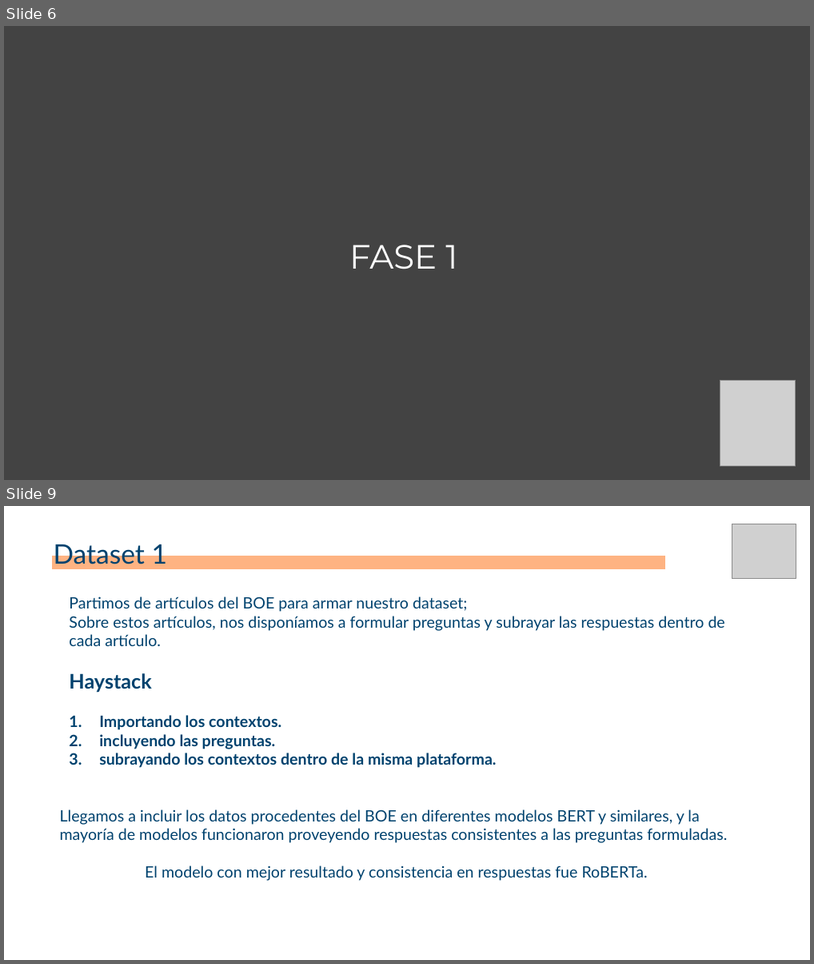
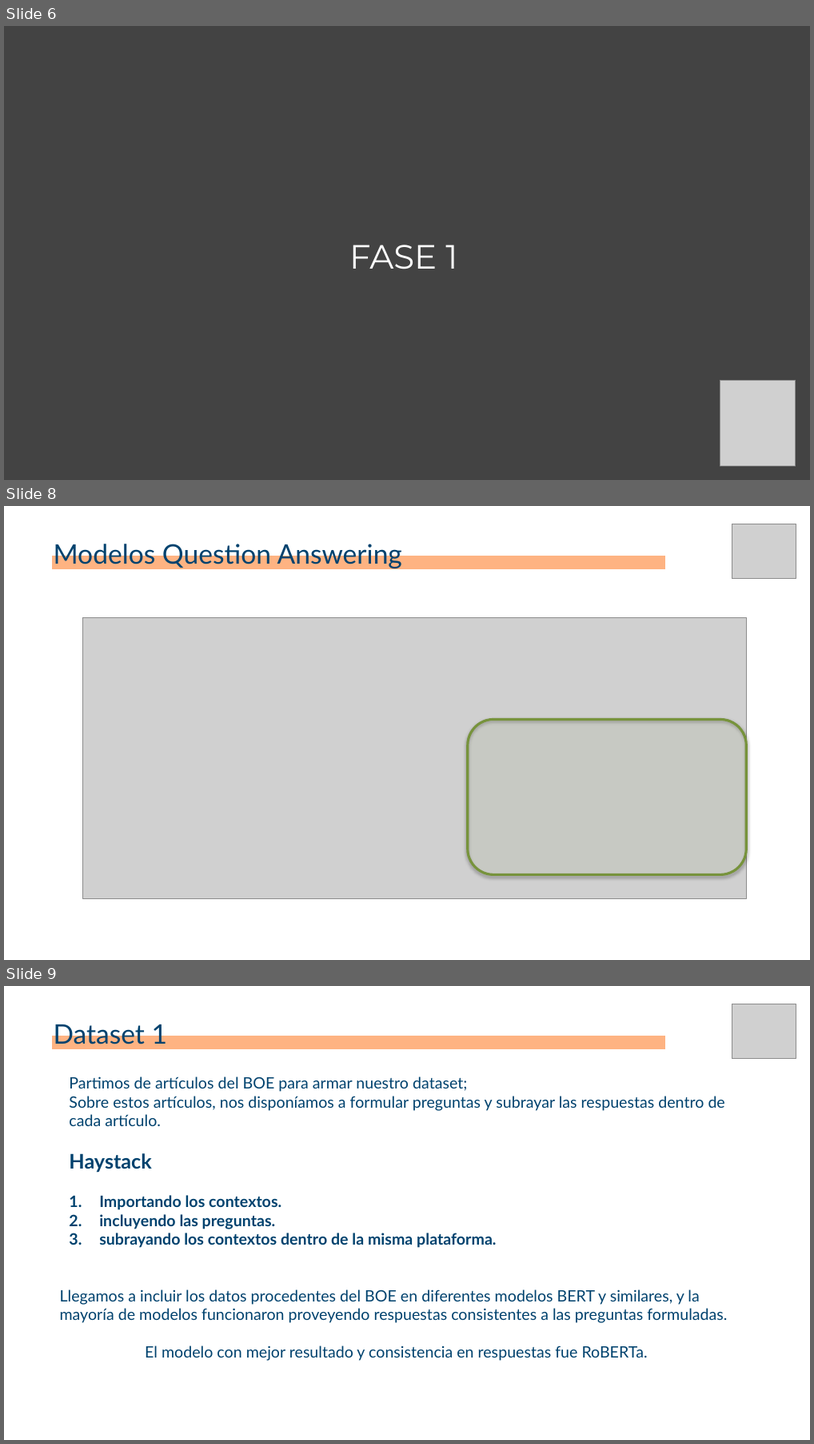
Before and after one commit to josuemzx/Chatbot-para-refugiados, a slide deck: doc/06_02 Template_ppt_sesion_Chatbot_para_refugiados.pptx. Shown one above the other, each under a label of ours: slides 6 and 9 before the commit, slides 6, 8 and 9 after it; the slides between them are not shown. The pictures are 814x964 and 814x1444 pixels, drawn with LibreOffice and Linux fonts; fonts in the diff are those of the drawing; grey boxes stand for pictures. Boxes give left, top, right and bottom in pixels: in the first picture for what was removed or moved away, otherwise in the second. Text is boxed around its words. In the diff, an @@ line names an element or a change of style, - is before the commit and + after.

```diff
--- a/doc/06_02 Template_ppt_sesion_Chatbot_para_refugiados.pptx
+++ b/doc/06_02 Template_ppt_sesion_Chatbot_para_refugiados.pptx
@@ slide 8 added at <box>4,506,810,960</box>, background #FFFFFF @@
@@ picture added at <box>732,524,797,579</box> @@
@@ text added at <box>54,540,402,568</box>, 24 pt, text #00426E @@
+Modelos Question Answering
@@ line added from (51, 563) to (666, 563), #FEB382 12 pt @@
@@ picture added at <box>83,617,746,898</box> @@
@@ rounded rectangle added at <box>468,719,746,874</box>, fill #C3D69B at 10% opacity, outline #77933C 2.25 pt @@
```
Also in this commit, not shown: 1 slide changed, 1 slide removed, 1 other file.
